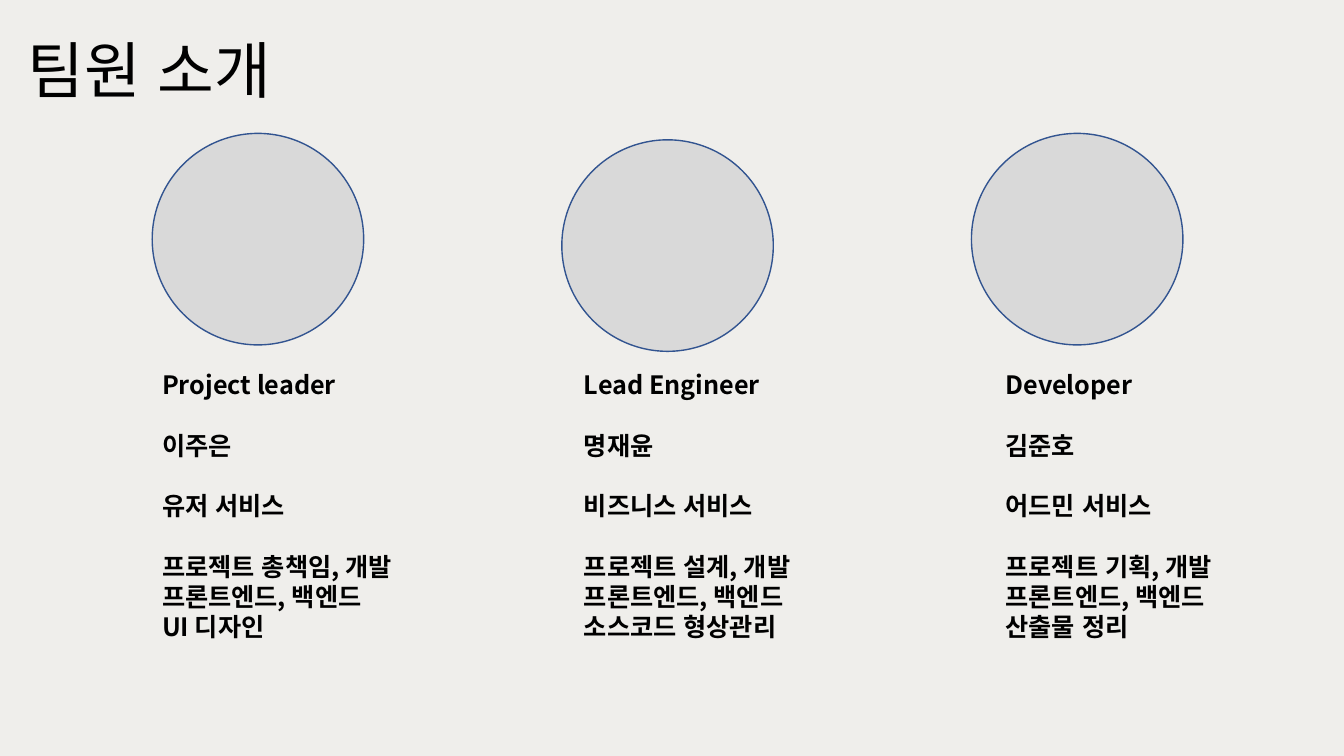
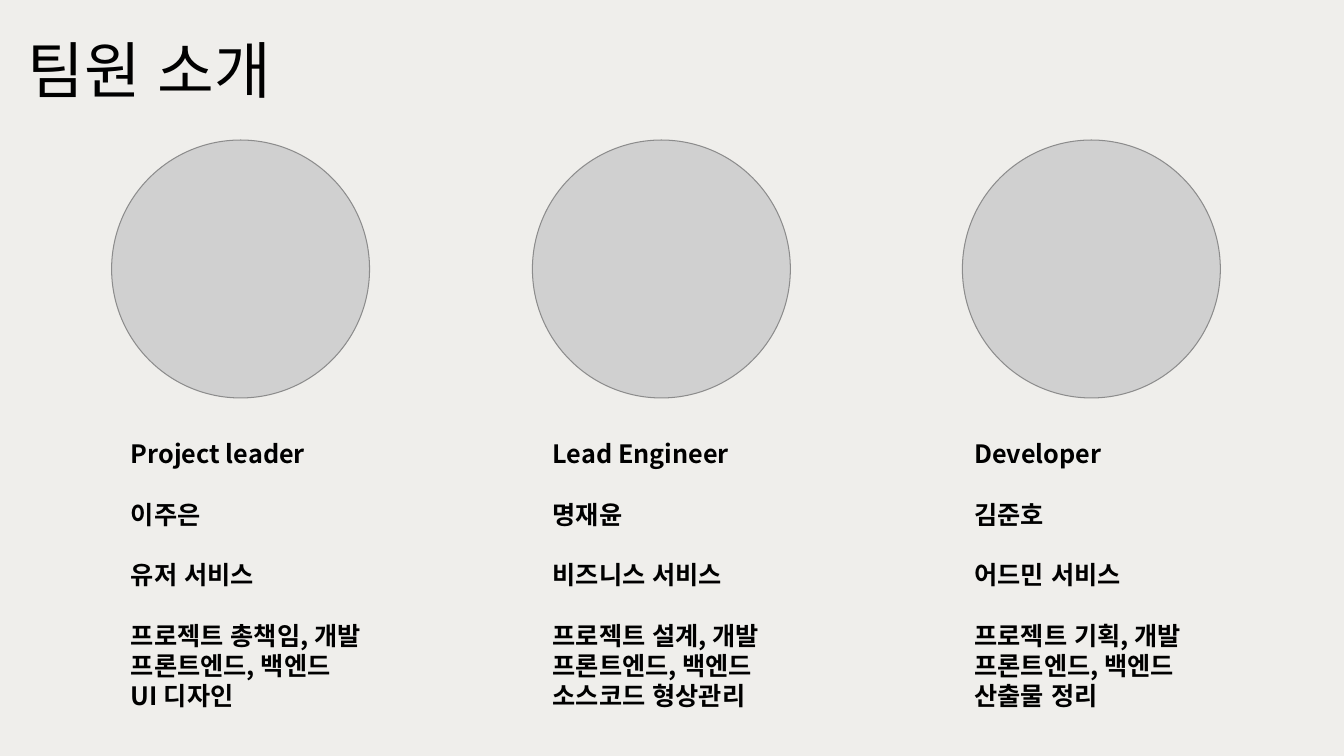
Before and after one commit to happyjane210/GIT2021-working, a slide deck: slide 8 of 9-project/1. 프로젝트 기획/주간 커-피 (초안).pptx (slide 6 before the commit). Drawn at 1344x756 pixels with LibreOffice and Linux fonts; fonts in the diff are those of the drawing; grey boxes stand for pictures. Boxes give left, top, right and bottom in pixels: in the first picture for what was removed or moved away, otherwise in the second. Text is boxed around its words. In the diff, an @@ line names an element or a change of style, - is before the commit and + after.

```diff
--- a/9-project/1. 프로젝트 기획/주간 커-피 (초안).pptx
+++ b/9-project/1. 프로젝트 기획/주간 커-피 (초안).pptx
@@ picture added at box(112, 140, 370, 398) @@
@@ ellipse removed at box(152, 133, 364, 345) @@
@@ picture added at box(532, 140, 790, 398) @@
@@ ellipse removed at box(562, 140, 773, 352) @@
@@ picture added at box(963, 140, 1221, 398) @@
@@ ellipse removed at box(972, 133, 1184, 345) @@
@@ 3 texts: place and size @@
-3 texts at box(162, 373, 1212, 639)
+3 texts at box(131, 442, 1181, 708)
```
Also in this commit, not shown: 2 other slides changed, 8 slides added, 3 slides removed, 5 other files.
